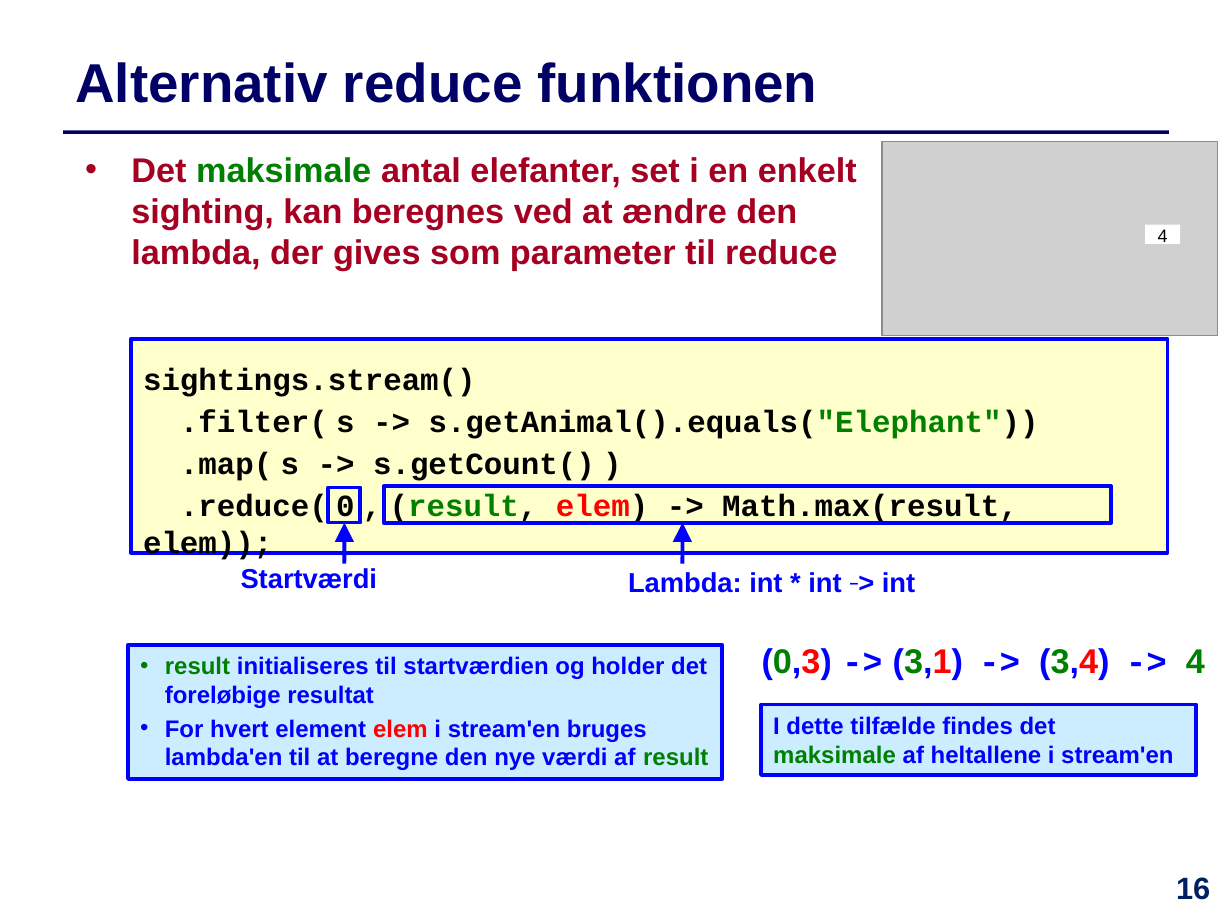
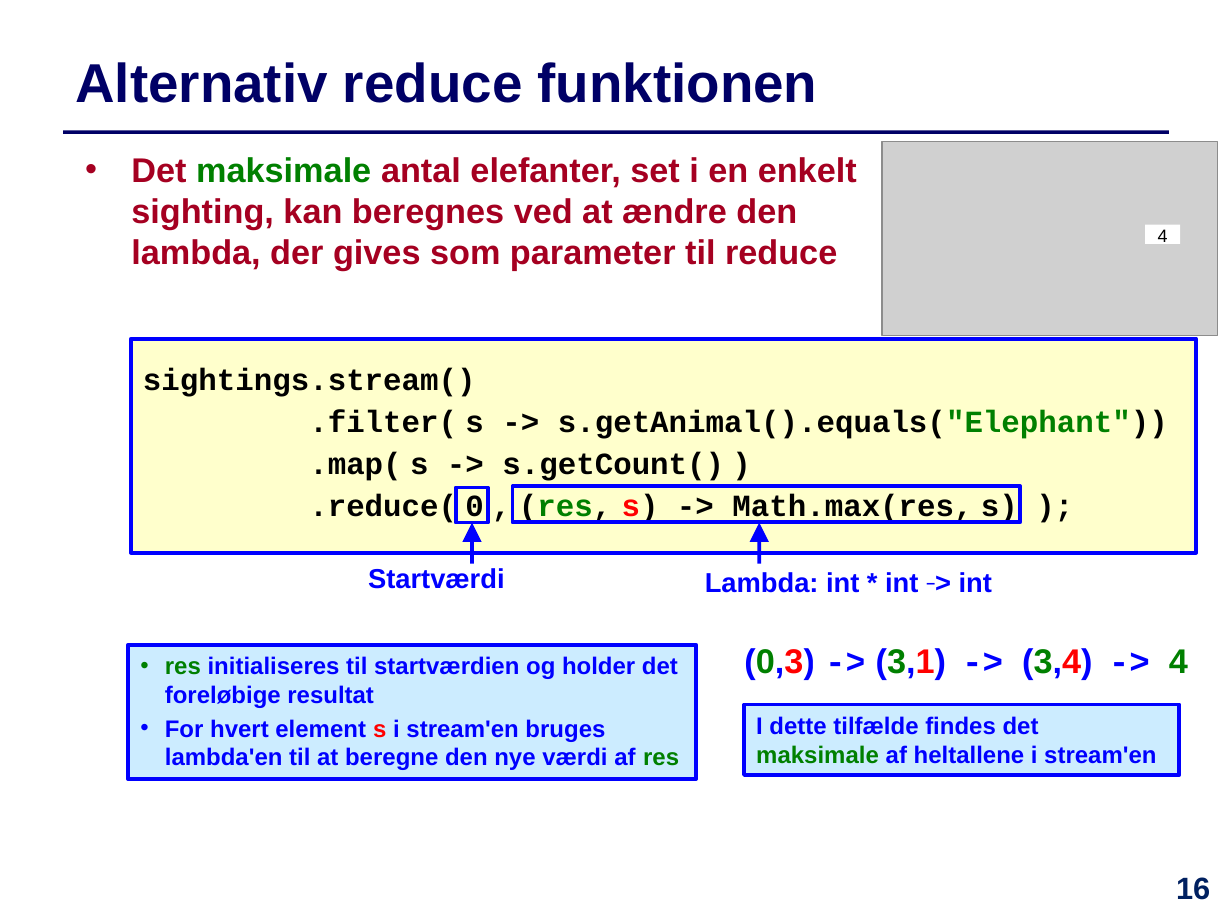
Before and after one commit to IntProgAU/Materiale, a slide deck: slide 16 of web/e23/uge_5b/Slides-Uge5-Torsdag.pptx. Drawn at 1232x924 pixels with LibreOffice and Linux fonts; fonts in the diff are those of the drawing; grey boxes stand for pictures. Boxes give left, top, right and bottom in pixels: in the first picture for what was removed or moved away, otherwise in the second. Text is boxed around its words. In the diff, an @@ line names an element or a change of style, - is before the commit and + after.

```diff
--- a/web/e23/uge_5b/Slides-Uge5-Torsdag.pptx
+++ b/web/e23/uge_5b/Slides-Uge5-Torsdag.pptx
@@ rectangle "sightings.stream()": place and size @@
-rectangle "sightings.stream()" at (131, 339, 1167, 553)
+rectangle "sightings.stream()" at (131, 339, 1196, 553)
@@ text in rectangle at (309, 494, 1018, 525): text changed @@
-.reduce( 0 , (result, elem) -> Math.max(result, elem));
+.reduce( 0 , (res, s) -> Math.max(res, s) );
@@ rectangle: place and size @@
-rectangle at (329, 488, 361, 524)
+rectangle at (456, 488, 488, 524)
@@ rectangle: place and size @@
-rectangle at (383, 487, 1111, 524)
+rectangle at (513, 487, 1020, 522)
@@ arrow moved from (345, 563) - (345, 522) to (472, 563) - (472, 522) @@
@@ arrow moved from (683, 563) - (683, 522) to (759, 563) - (759, 522) @@
@@ text "Startværdi": place and size @@
-text "Startværdi" at (241, 568, 377, 589)
+text "Startværdi" at (368, 568, 504, 589)
@@ text "Lambda: int * int –> ...": place and size @@
-text "Lambda: int * int –> ..." at (628, 572, 915, 593)
+text "Lambda: int * int –> ..." at (705, 572, 992, 593)
@@ rectangle "res initialiseres til startværdien og ...": place and size @@
-rectangle "res initialiseres til startværdien og ..." at (128, 644, 722, 779)
+rectangle "res initialiseres til startværdien og ..." at (128, 644, 696, 779)
@@ text in rectangle at (165, 656, 679, 770): text changed @@
-• result initialiseres til startværdien og holder det foreløbige resultat
-• For hvert element elem i stream'en bruges lambda'en til at beregne den nye værdi af result
+• res initialiseres til startværdien og holder det foreløbige resultat
+• For hvert element s i stream'en bruges lambda'en til at beregne den nye værdi af res
@@ 6 texts, 1 rectangle: place and size @@
-6 texts, 1 rectangle at (761, 633, 1196, 775)
+6 texts, 1 rectangle at (744, 633, 1179, 775)
@@ text "-> 4": place and size @@
-text "-> 4" at (1186, 649, 1205, 673)
+text "-> 4" at (1169, 649, 1188, 673)
```
Also in this commit, not shown: 8 other slides changed, 1 slide added, 1 other file.
